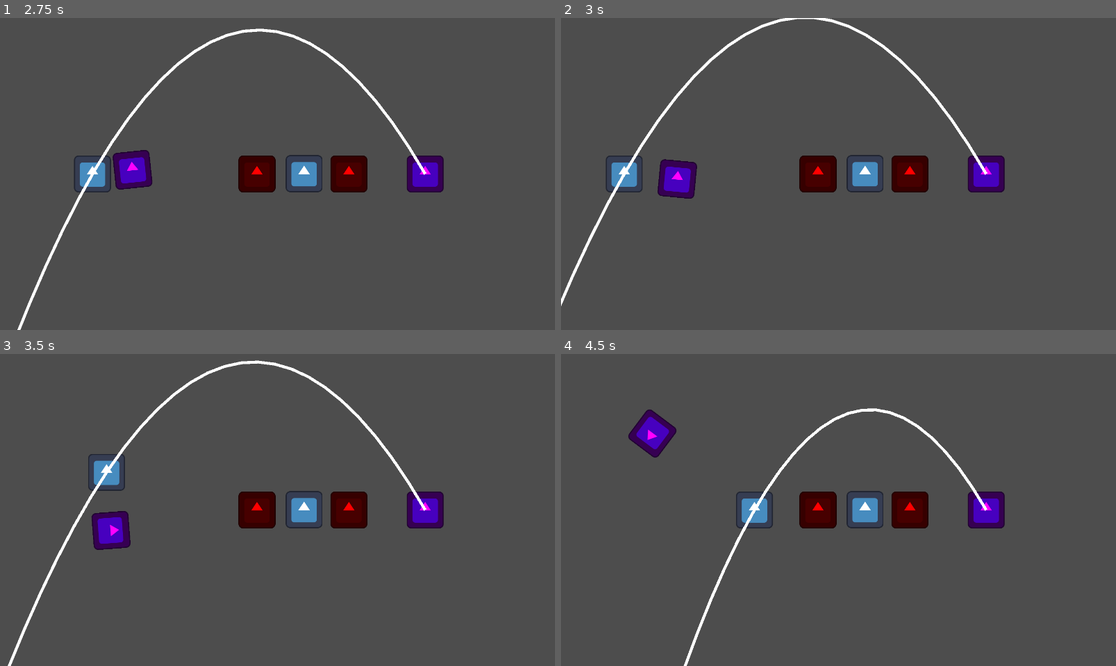
Above: before the commit, frames 1-4 (two rows, left to right).
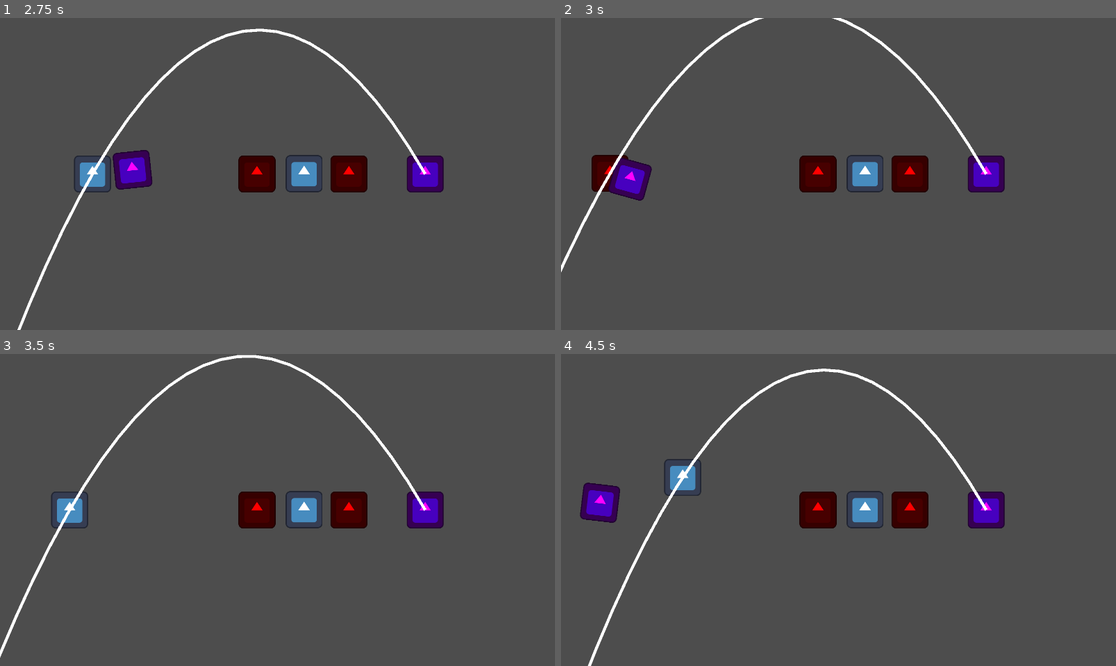
Above: after the commit, the same moments.

Repository: codenergy-dev/maricagamesjam2025_codenergy
Game: Godot game, scene res://scenes/game.tscn
Same seed, same stepped clock (60 frames per second), same inputs: the game is played once before the commit and once after it. The engine's default icon, where the game draws it, is replaced by a stand-in: a white triangle on a blue panel in a dark square.
Inputs:
- Up to frame 1 (2.75 s): tap Enter (ui_accept) at 0.5, 0.77, 1.52 s; hold Right (ui_right) 0.53-2.03 s; hold Left (ui_left) from 2.03 s (still down)
- Up to frame 2 (3 s): release Left (ui_left) at 2.78 s; hold Right (ui_right) from 2.78 s (still down)
- Up to frame 3 (3.5 s): keep holding Right (ui_right); tap Enter (ui_accept) at 3.02 s
- Up to frame 4 (4.5 s): tap Enter (ui_accept) at 3.77 s; release Right (ui_right) at 4.28 s; hold Left (ui_left) from 4.28 s (still down)

Frame 1 is identical in both runs. In frame 2, 3.5% of the frame differs, in the area x 0-76%, y 0-93%; in frame 3, 3.4%; in frame 4, 4.3%, in the area x 3-77%, y 4-100%.

Commit message:
Add bee hitbox

Diff:
--- a/godot/scenes/bee.tscn
+++ b/godot/scenes/bee.tscn
@@ -6,9 +6,11 @@
 [sub_resource type="CircleShape2D" id="CircleShape2D_1q2x0"]
 radius = 46.0435
 
-[node name="Bee" type="RigidBody2D" groups=["knockback"]]
-collision_layer = 8
-collision_mask = 2
+[sub_resource type="CircleShape2D" id="CircleShape2D_vie5o"]
+radius = 46.0
+
+[node name="Bee" type="RigidBody2D"]
+collision_layer = 16
 gravity_scale = 0.0
 script = ExtResource("1_vie5o")
 
@@ -25,3 +27,10 @@
 
 [node name="Timer" type="Timer" parent="."]
 one_shot = true
+
+[node name="Hitbox" type="Area2D" parent="." groups=["knockback"]]
+collision_layer = 8
+collision_mask = 2
+
+[node name="CollisionShape2D" type="CollisionShape2D" parent="Hitbox"]
+shape = SubResource("CircleShape2D_vie5o")
Not shown: 1 places in godot/scenes/bee.tscn that only renumber resources
